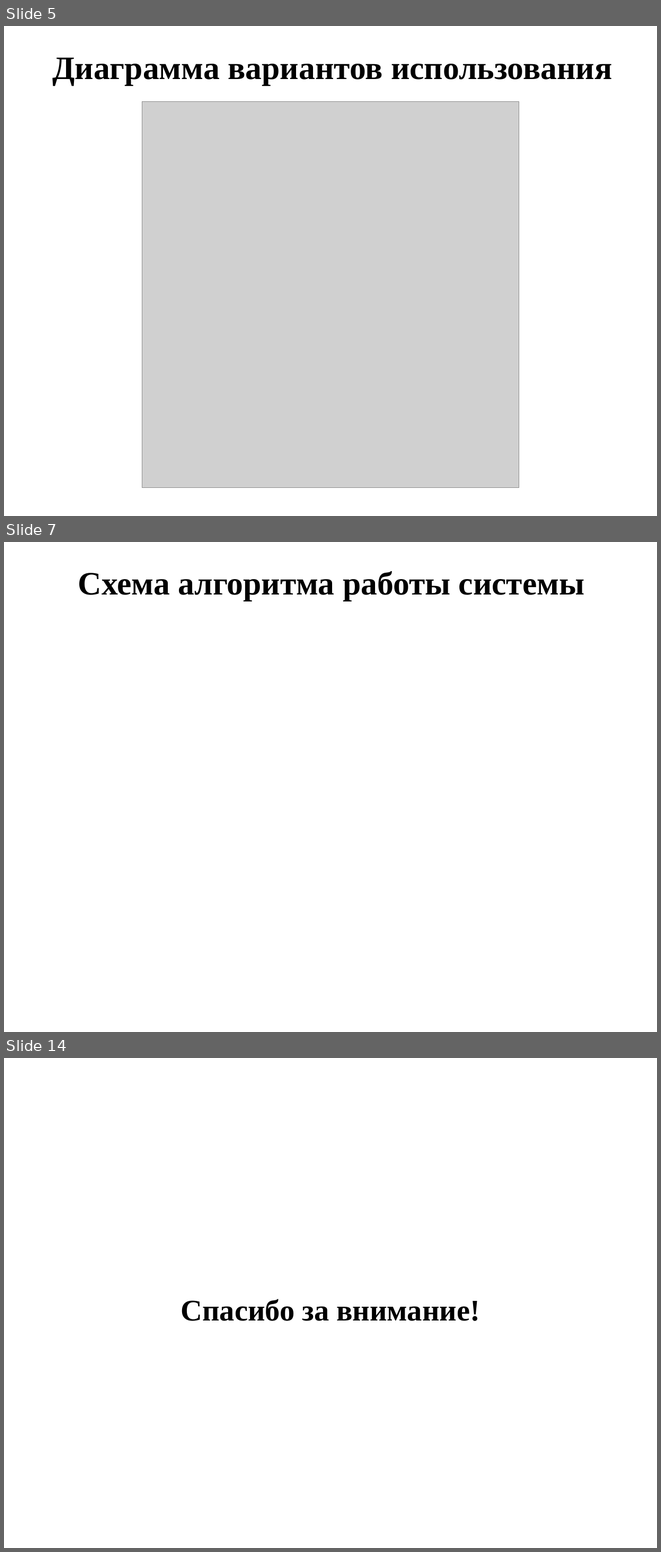
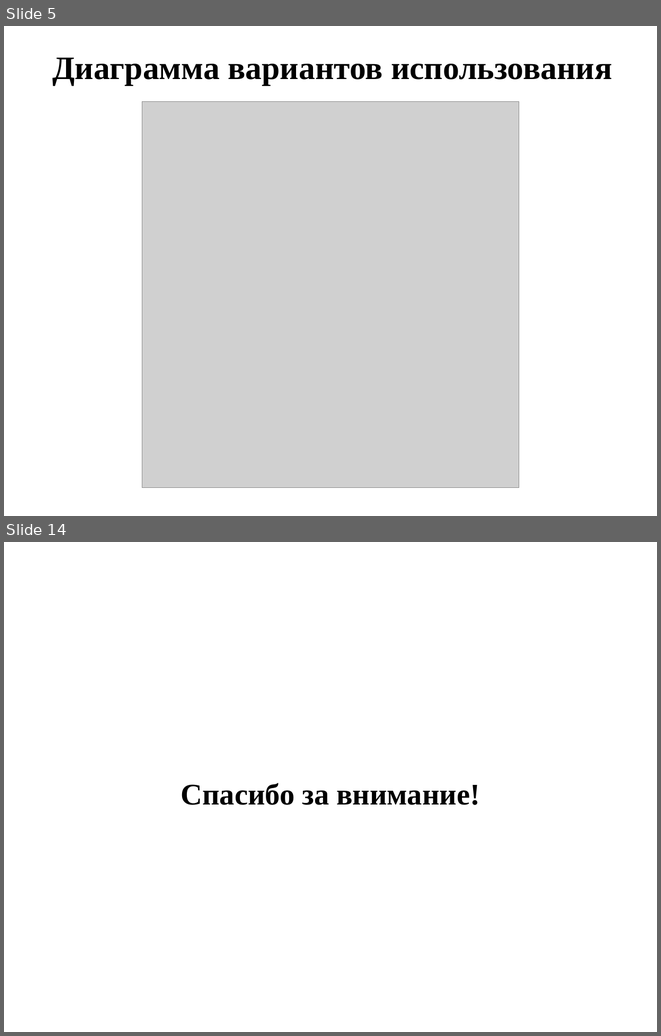
Before and after one commit to ChoroDev/master-degree-graduation-project, a slide deck: note/presentation.pptx. Shown one above the other, each under a label of ours: slides 5, 7 and 14 before the commit, slides 5 and 14 after it; the slides between them are not shown. The pictures are 661x1552 and 661x1036 pixels, drawn with LibreOffice and Linux fonts; fonts in the diff are those of the drawing; grey boxes stand for pictures. Boxes give left, top, right and bottom in pixels: in the first picture for what was removed or moved away, otherwise in the second. Text is boxed around its words. In the diff, an @@ line names an element or a change of style, - is before the commit and + after.

```diff
--- a/note/presentation.pptx
+++ b/note/presentation.pptx
@@ slide 7 removed at (x1=4, y1=542, x2=657, y2=1032), background #FFFFFF @@
@@ title removed at (x1=78, y1=571, x2=585, y2=601) @@
-Схема алгоритма работы системы
```
Also in this commit, not shown: 6 slides changed, 2 slides added, 1 other slide removed, 5 other files.
